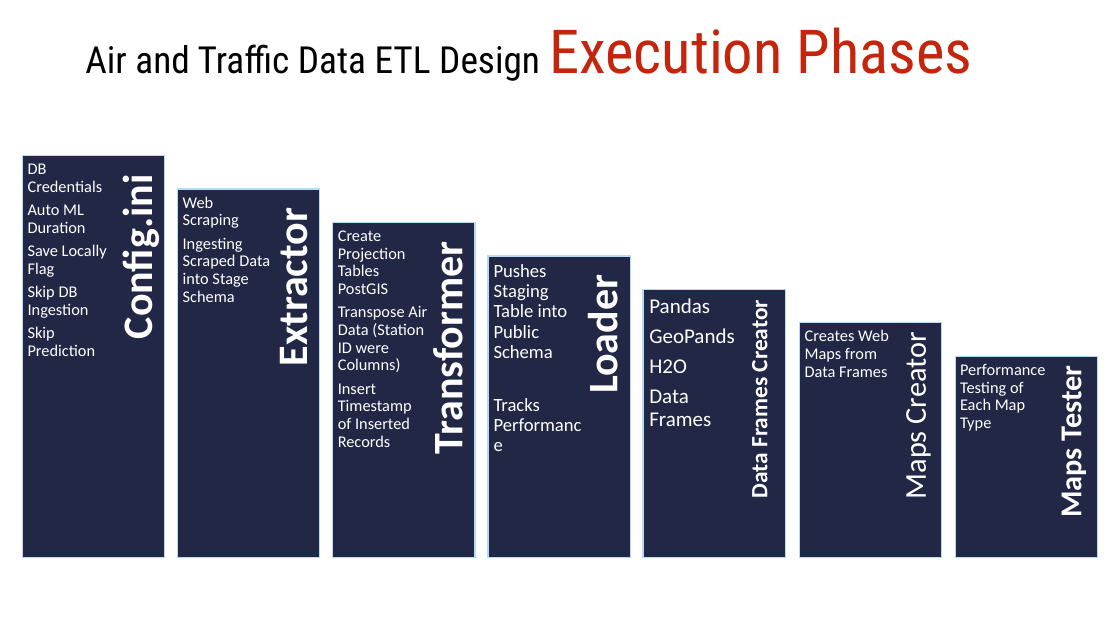
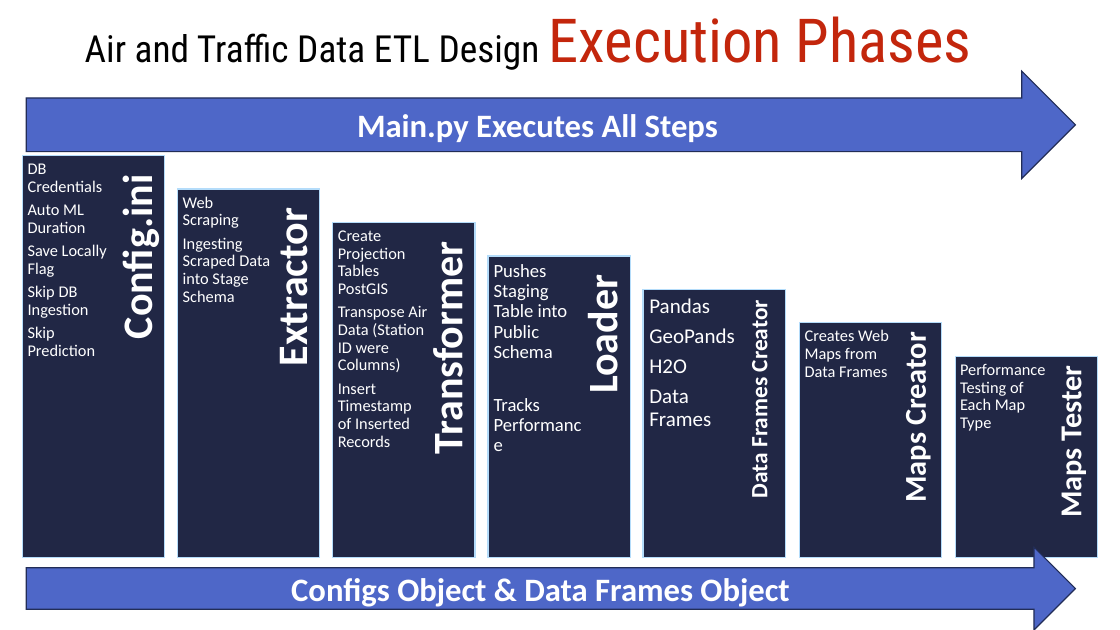
Before and after one commit to shalabyamr/Web_Maps_with_Auto_ML_Forecasts, a slide deck: slide 6 of Report/Pipeline_Process.pptx. Drawn at 1120x630 pixels with LibreOffice and Linux fonts; fonts in the diff are those of the drawing. Boxes give left, top, right and bottom in pixels: in the first picture for what was removed or moved away, otherwise in the second. Text is boxed around its words. In the diff, an @@ line names an element or a change of style, - is before the commit and + after.

Commit message:
Added Maps Tester..

```diff
--- a/Report/Pipeline_Process.pptx
+++ b/Report/Pipeline_Process.pptx
@@ text "Air and Traffic Data ETL ..." rewrapped from box(85, 44, 540, 81) to box(85, 16, 972, 70) @@
@@ right arrow added at box(26, 71, 1075, 179), fill #4E67C8, outline #222D58 1 pt, 28 pt, text #FFFFFF, bold @@
+Main.py Executes All Steps
@@ text "Maps Creator" at box(897, 343, 934, 500): bold on @@
@@ right arrow added at box(26, 547, 1075, 630), fill #4E67C8, outline #222D58 1 pt, 28 pt, text #FFFFFF, bold @@
+Configs Object & Data Frames Object
```
